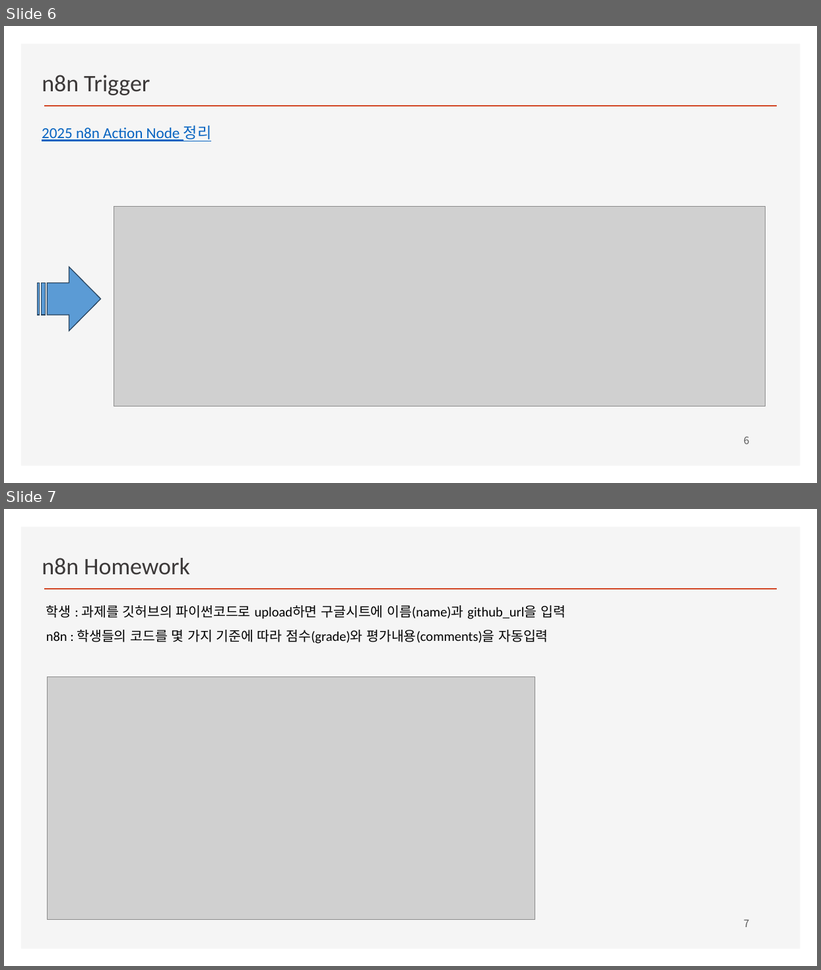
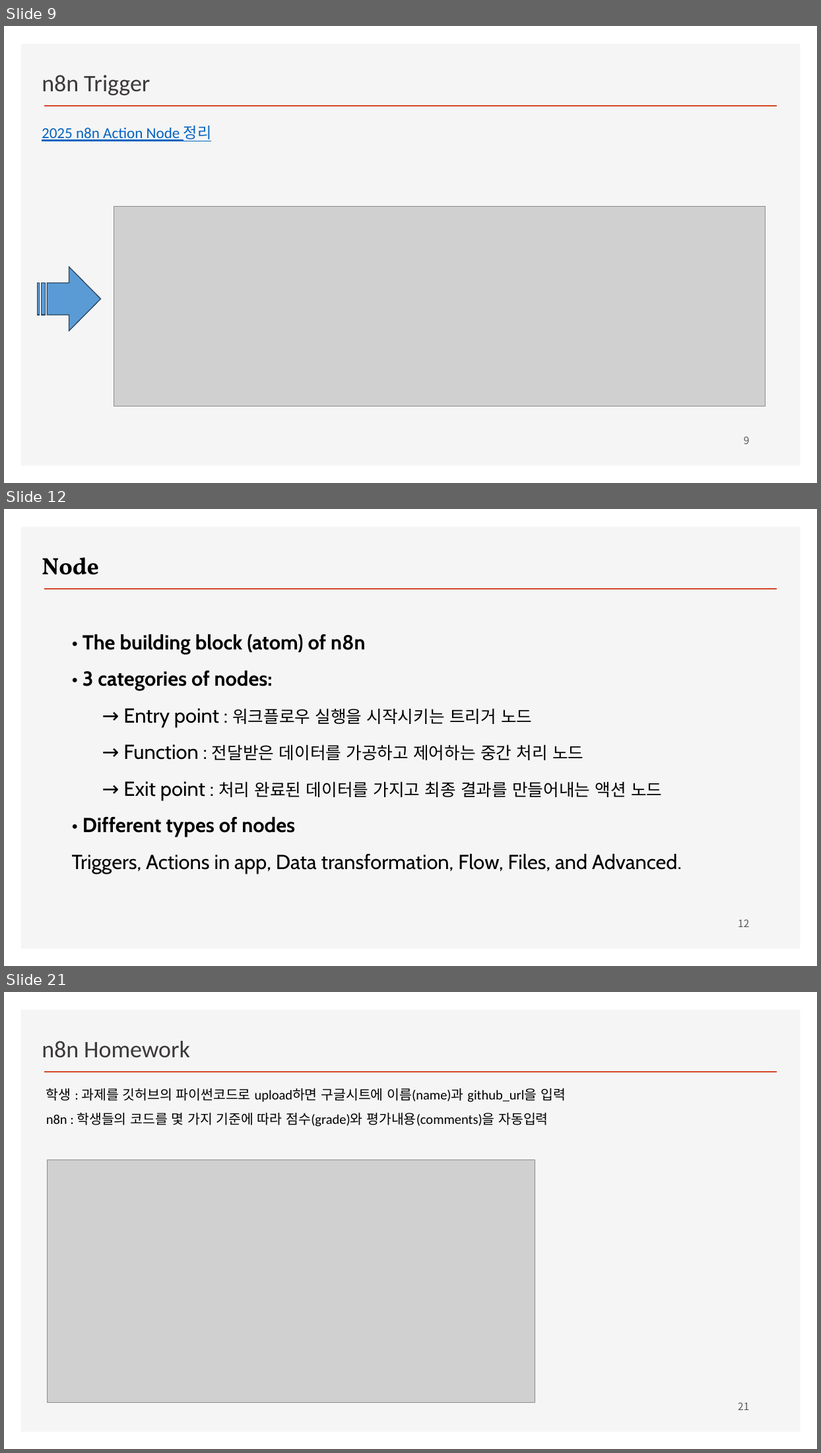
Before and after one commit to ancestor9/2026_Fall_Learning-Langchain-AI-Agent, a slide deck: PPTs/04_AI Workflow_n8n.pptx. Shown one above the other, each under a label of ours: slides 6 and 7 before the commit, slides 9, 12 and 21 after it; the slides between them are not shown. The pictures are 821x970 and 821x1453 pixels, drawn with LibreOffice and Linux fonts; fonts in the diff are those of the drawing; grey boxes stand for pictures; background and template pictures are left out. Boxes give left, top, right and bottom in pixels: in the first picture for what was removed or moved away, otherwise in the second. Text is boxed around its words. In the diff, an @@ line names an element or a change of style, - is before the commit and + after.

```diff
--- a/PPTs/04_AI Workflow_n8n.pptx
+++ b/PPTs/04_AI Workflow_n8n.pptx
@@ slide 12 added at <box>4,509,817,966</box>, background #FFFFFF; not listed: 2 template elements that a slide beside it also shows @@
@@ text added at <box>42,557,99,575</box>, 28 pt, text #000000, bold @@
+Node
@@ text added at <box>72,634,682,873</box>, 24 pt, text #000000 @@
+• The building block (atom) of n8n
+• 3 categories of nodes:
+  → Entry point : 워크플로우 실행을 시작시키는 트리거 노드
+  → Function : 전달받은 데이터를 가공하고 제어하는 중간 처리 노드
+  → Exit point : 처리 완료된 데이터를 가지고 최종 결과를 만들어내는 액션 노드
+• Different types of nodes
+Triggers, Actions in app, Data transformation, Flow, Files, and Advanced.
@@ page number added at <box>738,920,749,927</box>, 12 pt, text #595959 @@
+12
@@ what was slide 6 is now slide 9 @@
@@ page number at <box>744,437,750,444</box>: text changed @@
-6
+9
@@ what was slide 7 is now slide 21 @@
@@ page number at <box>738,1403,749,1410</box>: text changed @@
-7
+21
```
Also in this commit, not shown: 13 other slides added.
